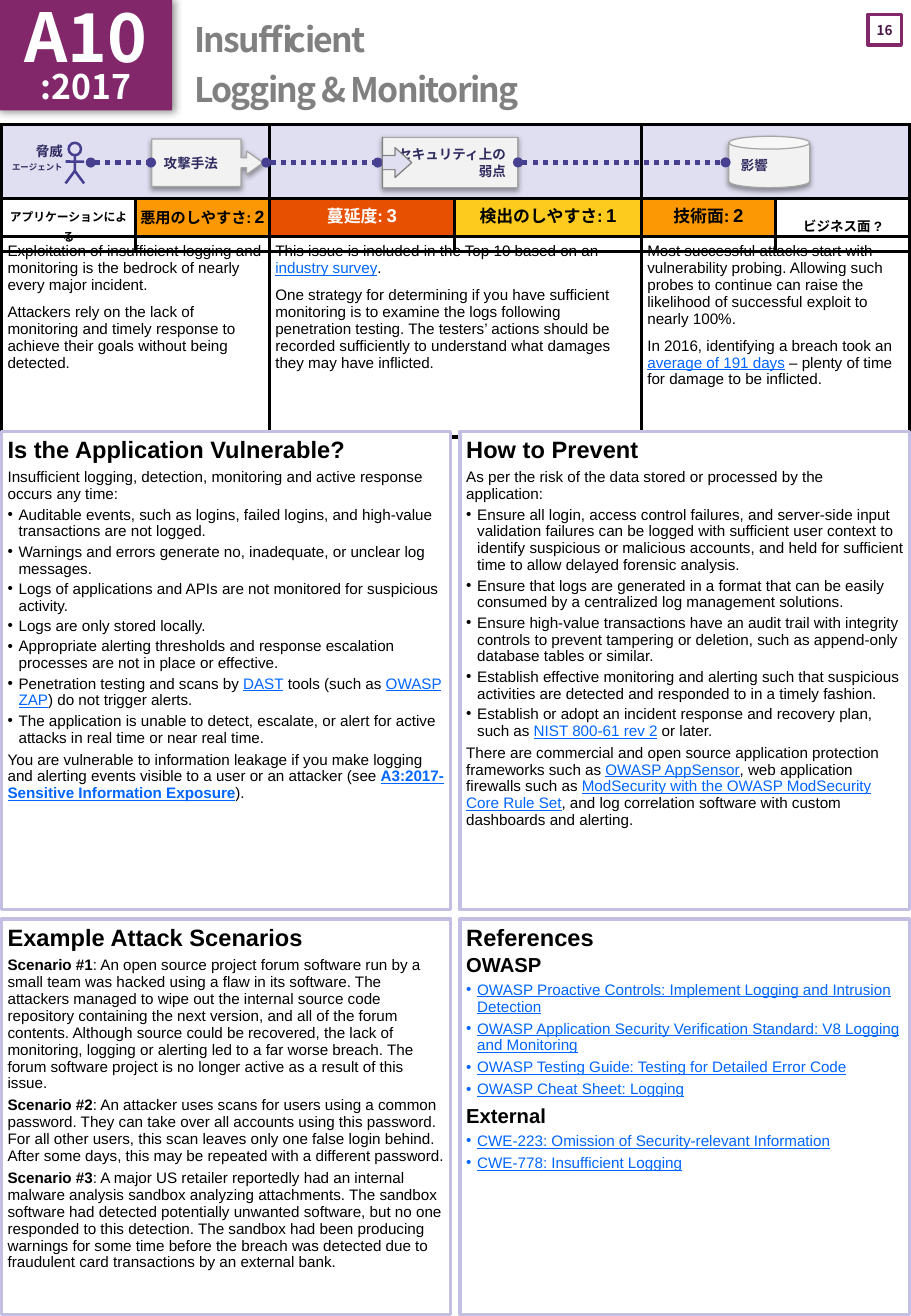
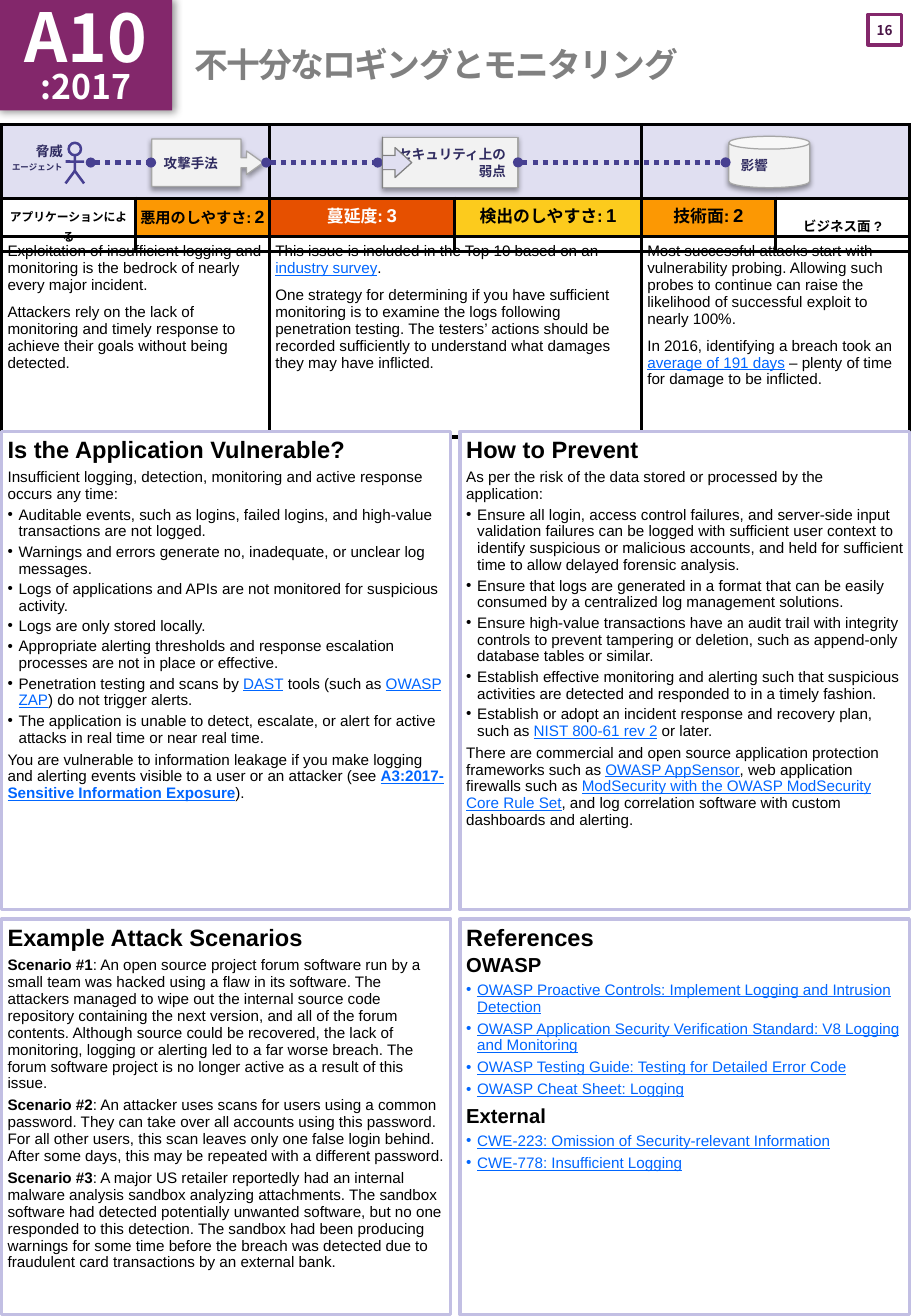
Before and after one commit to OWASP/Top10, a slide deck: slide 17 of 2017/ja/pptx_file/OWASP Top 10-2017_ja_DIN-A4.pptx. Drawn at 911x1316 pixels with LibreOffice and Linux fonts; fonts in the diff are those of the drawing. Boxes give left, top, right and bottom in pixels: in the first picture for what was removed or moved away, otherwise in the second. Text is boxed around its words. In the diff, an @@ line names an element or a change of style, - is before the commit and + after.

```diff
--- a/2017/ja/pptx_file/OWASP Top 10-2017_ja_DIN-A4.pptx
+++ b/2017/ja/pptx_file/OWASP Top 10-2017_ja_DIN-A4.pptx
@@ title at (194,48,678,80): text changed @@
-Insufficient
-Logging & Monitoring
+不十分なロギングとモニタリング
```
Also in this commit, not shown: 17 other slides changed.
